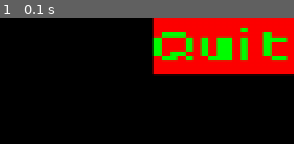
Above: before the commit, frame 1.
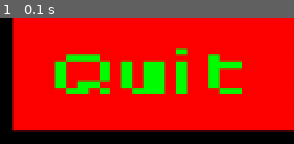
Above: after the commit, the same moment.

Repository: Intense2aT/pygame_game_for_school_project
Game: pygame game, started from src/main.py
Two runs of this game, one before a commit and one after it. Both use one fixed random seed, a clock stepped at 60 frames per second and the inputs below.
Inputs:
- Up to frame 1 (0.1 s): no input

The runs differ from the first frame. In frame 1, 73% of the frame differs, in the area x 4-100%, y 0-91%.

Commit message:
change log:
proper text centering implemented

PS: FUCK python, when assigning self.__text_position = self.__position, why is it passed by reference by default, stupid loosely typed shit language completely detatched from sanity

Diff:
--- a/src/main.py
+++ b/src/main.py
@@ -56,8 +56,8 @@
 manager.set_background_colour((0, 0, 0, 255))
 
 test_base_settings:list = [
-    [1180, 0], #position
-    [100, 40], #dimensions
+    [1080, 0], #position
+    [200, 80], #dimensions
 ]
 
 def testFunc1(mootor): pass #mootor.kill_program()
@@ -73,8 +73,9 @@
 testcase.set_draw_with_text(True)
 testcase.set_text_to_draw("Quit")
 testcase.set_text_colour([0, 255, 0, 255])
-testcase.set_text_dimensions_scale_rel(1, 1)
+testcase.set_text_dimensions_scale_rel(0.7, 0.7)
 testcase.update_rendered_text("Tiny5-10")
+testcase.center_text()
 
 scene = mootor.scene()
 scene.addLayer("layer_1")
--- a/src/objects.py
+++ b/src/objects.py
@@ -92,6 +92,7 @@
         self.__text_to_draw:str = None
         self.__text_colour:list = []
         self.__text_dimensions:list[float, float] = self.__dimensions
+        self.__text_position:list[float, float] = [self.__position[0], self.__position[1]]
         self.__rendered_text:pygame.surface.Surface = None
 
     def get_position(self) -> list[float, float]:
@@ -314,6 +315,15 @@
         text = self.__text_to_draw[start:end]
         self.__rendered_text = self.__textures.getFont(fontName).render(text, AA, self.__text_colour)
 
+    def center_text(self, center_x:bool = True, center_y:bool = True):
+        if center_x:
+            self.__text_position[0] = self.__position[0] + (self.__dimensions[0] - self.__text_dimensions[0]) / 2
+
+        if center_y:
+            self.__text_position[1] = self.__position[1] + (self.__dimensions[1] - self.__text_dimensions[1]) / 2
+
+        print(self.__text_position)
+
     #main draw, drawType is for wether the draw should be textured or coloured
     def draw(self, Mootor, textureName:str = None):
         if self.__draw_type == "textured":
@@ -333,6 +343,6 @@
             if self.__rendered_text != None:
                 final_renderable_surface = pygame.transform.scale(self.__rendered_text, self.get_text_dimensions())
                 Mootor.get_screen().blit(final_renderable_surface,
-                                         standardise_with_engine(self.__position, Mootor.get_current_global_pos()))
+                                         standardise_with_engine(self.__text_position, Mootor.get_current_global_pos()))
             else:
                 raise Exception(object_errors[6])
